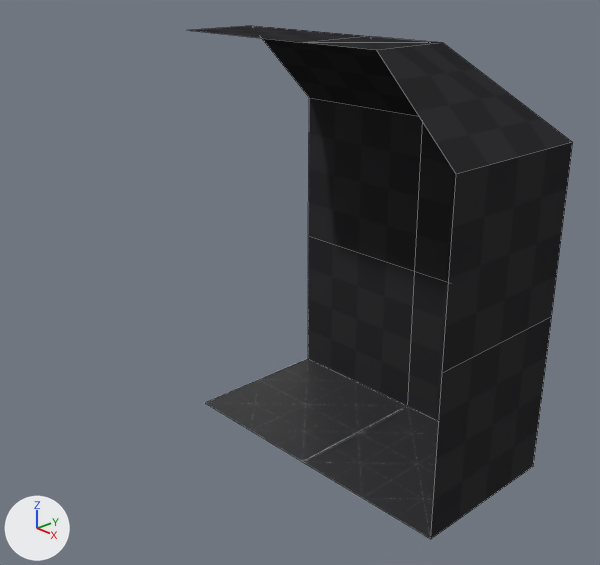
The Blender file tiled-dungeon-devloglogan/tileset.blend as it was, and as the next commit left it.
One viewpoint serves both versions: a 50 mm lens placed at (3.69, -3.51, 2.92), pointed at (0.5, -0.53, 1.2). The axes (+X, +Y, +Z) are drawn at lower left. The lights are the same throughout. Mesh edges are drawn as thin lines.
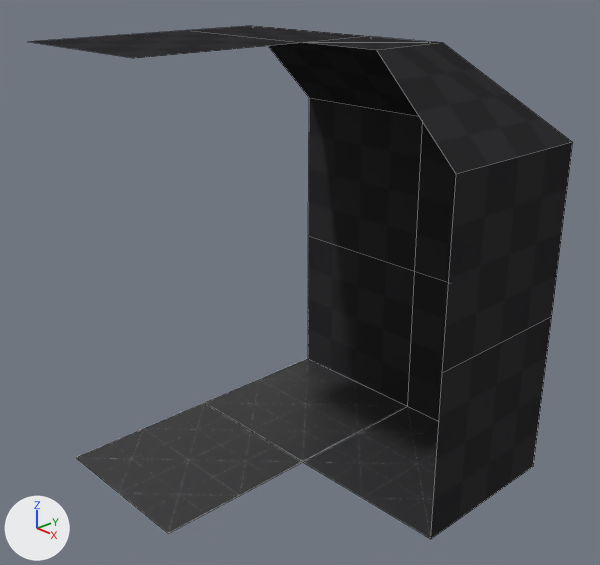
Boxes [x1, y1, x2, y2] around the edits, measured in the pictures (600 x 565 px):
'Plane.002', added (black)
    after: [30, 30, 302, 533]
    faces in mat_material_002 (picture img_floor_png): [76, 403, 302, 533]
    faces in mat_material_001 (picture img_bricks_png): [30, 30, 302, 58]

Diff of the bpy script that builds the scene:
```diff
--- a/tiled-dungeon-devloglogan/tileset.blend.py
+++ b/tiled-dungeon-devloglogan/tileset.blend.py
@@ me_plane_002 @@
+me_plane_002.from_pydata(...)  # 10 vertices, 3 faces; spans x -1.0..1.0, y -1.0..1.0, z 0.0..5.0
+# faces by material slot: [2, 1]
+me_plane_002.materials.append(mat_material_001)  # picture img_bricks_png
+me_plane_002.materials.append(mat_material_002)  # picture img_floor_png
@@ ob_plane_002 @@
+ob_plane_002 = bpy.data.objects.new('Plane.002', me_plane_002)
+ob_plane_002.location = (0.0, -1.0, 0.0)
+ob_plane_002.scale = (0.5, 0.5, 0.5)
```
